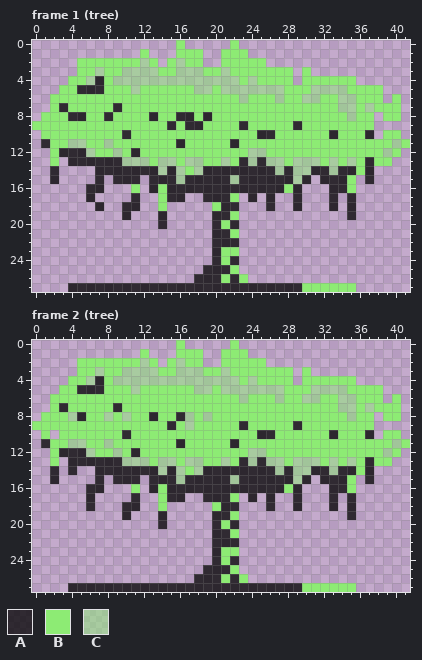
One commit to this pixel-art file: assets/tree.aseprite. Above is the file before it was changed.
42x28 pixels, 2 frames. Shown: frame 1 (tree), frame 2 (tree).
Palette (. is transparent): A #000000c0  B #8deb74  C #8deb7480
Once edited:
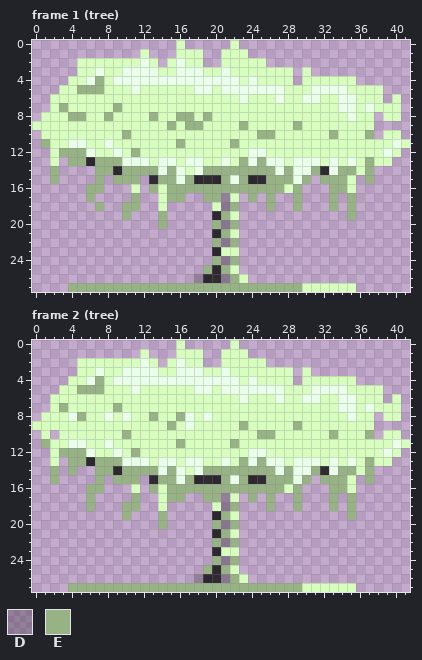
Colours new in this view: D #00000040  E #97b386
Edits made:
colour B: #8deb74 -> #d7fdbf
colour C: #8deb7480 -> #e9ffe9
Changed rows in their new state; - is a pixel that keeps its letter.
Frame 1 (tree):
first column x 1:
 4 ------E------------------------------
 5 ----EEE------------------------------
 7 --E-----E----------------------------
 8 ---EE--E----E--EE-E------------------
 9 --------------E-EE----E-----E--------
10 ---------E--------------EE------E---E
11 E--------------E-----E---------------
12 --EEE-----E--------------------------
13 ---EE-EEE-------------E-E-----------E
14 -E----EE-EEEE-E---EEEEEEEE-E--E--EE-E
15 -E----E-EEE--EE-E---E-E--EEE-E-EEE--E
16 -----EE-----E-EEEEEEEEEEEEE-E---EE---
17 -----E----E---EE--EED--E-E--E---E-E--
18 ------E--EE---------DE---E--E---E-E--
19 ---------E---E------E-------------E--
20 -------------E-----EDE---------------
21 --------------------E----------------
22 -------------------EDE---------------
24 -------------------EDE---------------
25 ------------------E-E----------------
26 -----------------D--DE---------------
27 ---EEEEEEEEEEEEEEEEEEEEEEEEEE--------
Frame 2 (tree):
first column x 1:
 4 ------E------------------------------
 5 ----EEE------------------------------
 7 --E-----E----------------------------
 8 ----E-------E--E---------------------
 9 --------------E-------E-----E--------
10 ---------E--------------EE------E---E
11 E--------------E-----E---------------
12 --EEE-----E--------------------------
13 ---EE-EEE-------------E-E-----------E
14 -E-E--EE-EEEE-E---EEEEEEEE-E--E--EE-E
15 -E----E-EEE--EE-E---E-E--EEE-E-EEE--E
16 -----EE-----E-EEEEEEEEEEEEE-E---EE---
17 -----E----E---EE--EED--E-E--E---E-E--
18 -----E---EE---------DE---E--E---E-E--
19 ---------E---E------E-------------E--
20 -------------E-----EDE---------------
21 --------------------E----------------
22 -------------------EDE---------------
24 -------------------EDE---------------
25 ------------------E-E----------------
26 -----------------D--DE---------------
27 ---EEEEEEEEEEEEEEEEEEEEEEEEEE--------
